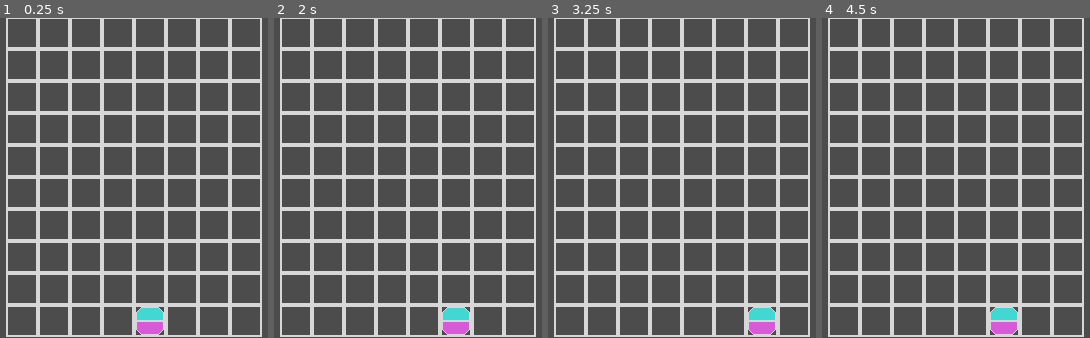
Above: before the commit, frames 1-4 (left to right).
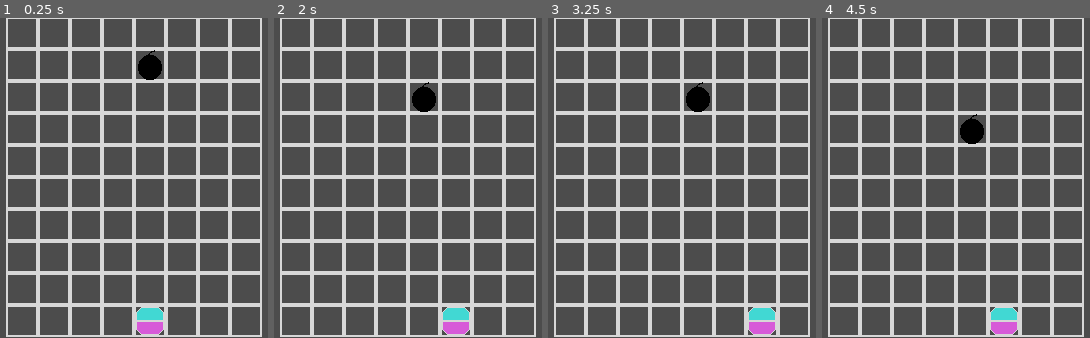
Above: after the commit, the same moments.

Repository: Nordicebear-Games/ld45
Game: Godot game, scene res://Scenes/Game.tscn
Same seed, same stepped clock (60 frames per second), same inputs: the game is played once before the commit and once after it.
Inputs:
- Up to frame 1 (0.25 s): no input
- Up to frame 2 (2 s): tap Enter at 0.5 s; hold Right (ui_right) 0.53-1.28 s; tap Space at 1.25 s; hold Down (ui_down) from 1.28 s (still down)
- Up to frame 3 (3.25 s): release Down (ui_down) at 2.03 s; hold Right (ui_right) 2.03-2.78 s; tap Enter at 2.75 s; hold Up (ui_up) from 2.78 s (still down)
- Up to frame 4 (4.5 s): tap Space at 3.5 s; release Up (ui_up) at 3.53 s; hold Left (ui_left) from 3.53 s (still down); tap Enter at 4.25 s

The runs differ from the first frame. In frame 1, 0.6% of the frame differs, in the area x 51-61%, y 10-20%; in frame 2, 0.6%; in frame 3, 0.6%; in frame 4, 0.6%.

Commit message:
enemy move

Diff:
--- /dev/null
+++ b/ld45/Scenes/Bomb.tscn
@@ -0,0 +1,22 @@
+[gd_scene load_steps=4 format=2]
+
+[ext_resource path="res://Scripts/Bomb.gd" type="Script" id=1]
+[ext_resource path="res://Textures/bomb.png" type="Texture" id=2]
+
+[sub_resource type="CircleShape2D" id=1]
+radius = 12.9013
+
+[node name="Bomb" type="Area2D"]
+script = ExtResource( 1 )
+
+[node name="Sprite" type="Sprite" parent="."]
+texture = ExtResource( 2 )
+
+[node name="CollisionShape2D" type="CollisionShape2D" parent="."]
+shape = SubResource( 1 )
+
+[node name="move_timer" type="Timer" parent="."]
+wait_time = 2.0
+autostart = true
+
+[connection signal="timeout" from="move_timer" to="." method="_on_move_timer_timeout"]
--- a/ld45/Scenes/Player.tscn
+++ b/ld45/Scenes/Player.tscn
@@ -1,9 +1,11 @@
-[gd_scene load_steps=3 format=2]
+[gd_scene load_steps=4 format=2]
 
 [ext_resource path="res://Scenes/Tile.tscn" type="PackedScene" id=1]
-[ext_resource path="res://Textures/character.png" type="Texture" id=2]
+[ext_resource path="res://Scripts/Player.gd" type="Script" id=2]
+[ext_resource path="res://Textures/character.png" type="Texture" id=3]
 
 [node name="Player" instance=ExtResource( 1 )]
+script = ExtResource( 2 )
 
 [node name="Sprite" parent="." index="0"]
-texture = ExtResource( 2 )
+texture = ExtResource( 3 )
--- /dev/null
+++ b/ld45/Scripts/Bomb.gd
@@ -0,0 +1,37 @@
+extends Area2D
+
+export (String) var tile_type
+
+export (int) var grid_width = 8
+export (int) var grid_height = 10
+export (int) var x_start = 50
+export (int) var y_start = 15
+export (int) var x_off = 32
+export (int) var y_off = 32
+
+var grid_x
+var grid_y
+
+func _ready():
+	pass
+
+func _on_move_timer_timeout():
+	move()
+
+func move():
+	# Calculate the direction the bomb is trying to go
+	var dir = Vector2(0, 0)
+
+#	elif (Input.is_action_just_pressed("ui_down")):
+	dir = Vector2(0, 1)
+
+	# Move the player to the new position
+	if (dir != Vector2(0, 0)):
+		var target = Vector2(grid_x + dir[0], grid_y + dir[1])
+		position = grid_to_pixel(target[0], target[1])
+		grid_x = target[0]
+		grid_y = target[1]
+
+# Convert grid coordinates to pixel values
+func grid_to_pixel(x, y):
+	return Vector2(x * x_off + x_start, y * y_off + y_start)
--- a/ld45/Scripts/Game.gd
+++ b/ld45/Scripts/Game.gd
@@ -1,7 +1,4 @@
 extends Node2D
-
-# Actual level tiles
-var level_grid
 
 # Customizable level data
 export (int) var grid_width = 8
@@ -11,18 +8,30 @@
 export (int) var x_off = 32
 export (int) var y_off = 32
 
-# Keep up with the player tile
+# Actual level tiles
+var level_grid
+
+# Keep up with the object tiles
 var player
+var bomb
 
 # Loading the tiles that will be used
 var tiles = [
 	preload("res://Scenes/DefaultTile.tscn"),
-	preload("res://Scenes/Player.tscn")
+	preload("res://Scenes/Player.tscn"),
+	preload("res://Scenes/Bomb.tscn")
 ]
 
-# Called when the node enters the scene tree for the first time.
 func _ready():
+	initGrid()
 
+	# This function will do more when there are more tile types
+	draw_level()
+
+	initObject(player, 1, 4, grid_height - 1)
+	initObject(bomb, 2, 4, 1)
+
+func initGrid():
 	# Initialize the grid to all default tiles
 	level_grid = []
 	for i in range(grid_width):
@@ -30,31 +39,12 @@
 		for j in range(grid_height):
 			level_grid[i].append(0)
 
-	# This function will do more when there are more tile types
-	draw_level()
-
-	# Initialize the player object
-	player = tiles[1].instance()
-
-	# Add the player to the game
-	add_child(player)
-
-	# Set position and player variables
-	var player_position = grid_to_pixel(4, grid_height - 1)
-	player.position = Vector2(player_position[0], player_position[1])
-	player.grid_x = 4
-	player.grid_y =  grid_height - 1
-
-# Check for input every frame
-func _process(delta):
-	check_input()
-
-# Convert grid coordinates to pixel values
 func grid_to_pixel(x, y):
+	# Convert grid coordinates to pixel values
 	return Vector2(x * x_off + x_start, y * y_off + y_start)
 
-# Draw each tile in the level grid
 func draw_level():
+	# Draw each tile in the level grid
 	for i in range(grid_width):
 		for j in range(grid_height):
 			if (level_grid[i][j] == 0):
@@ -63,25 +53,15 @@
 				var pos = grid_to_pixel(i, j)
 				tile.position = Vector2(pos[0], pos[1])
 
-func check_input():
-	# Calculate the direction the player is trying to go
-	var dir = Vector2(0, 0)
+func initObject(whichTile, tileNo, tilePosX, tilePosY):
+	# Initialize the tile object
+	whichTile = tiles[tileNo].instance()
 
-	if (Input.is_action_just_pressed("ui_right") && player.grid_x < grid_width - 1):
-		dir = Vector2(1, 0)
-	if (Input.is_action_just_pressed("ui_left") && player.grid_x > 0):
-		dir = Vector2(-1, 0)
-#	elif (Input.is_action_just_pressed("ui_up")):
-#		dir = Vector2(0, -1)
-#	elif (Input.is_action_just_pressed("ui_down")):
-#		dir = Vector2(0, 1)
+	# Add the tile object to the game
+	add_child(whichTile)
 
-	# Move the player to the new position
-	if (dir != Vector2(0, 0)):
-		var target = Vector2(player.grid_x + dir[0], player.grid_y + dir[1])
-		player.position = grid_to_pixel(target[0], target[1])
-		player.grid_x = target[0]
-		player.grid_y = target[1]
-
-	# Set direction back to nothing
-	dir = Vector2(0, 0)
+	# Set position and tile object variables
+	var tile_position = grid_to_pixel(tilePosX, tilePosY)
+	whichTile.position = Vector2(tile_position[0], tile_position[1])
+	whichTile.grid_x = tilePosX
+	whichTile.grid_y =  tilePosY
--- /dev/null
+++ b/ld45/Scripts/Player.gd
@@ -0,0 +1,48 @@
+extends Node2D
+
+export (String) var tile_type
+
+export (int) var grid_width = 8
+export (int) var grid_height = 10
+export (int) var x_start = 50
+export (int) var y_start = 15
+export (int) var x_off = 32
+export (int) var y_off = 32
+
+var grid_x
+var grid_y
+
+# Called when the tile enters the scene tree for the first time.
+func _ready():
+	pass
+
+func _process(delta):
+	# Check for input every frame
+	move()
+
+func grid_to_pixel(x, y):
+	# Convert grid coordinates to pixel values
+	return Vector2(x * x_off + x_start, y * y_off + y_start)
+
+func move():
+	# Calculate the direction the player is trying to go
+	var dir = Vector2(0, 0)
+
+	if (Input.is_action_just_pressed("ui_right") && grid_x < grid_width - 1):
+		dir = Vector2(1, 0)
+	if (Input.is_action_just_pressed("ui_left") && grid_x > 0):
+		dir = Vector2(-1, 0)
+#	elif (Input.is_action_just_pressed("ui_up")):
+#		dir = Vector2(0, -1)
+#	elif (Input.is_action_just_pressed("ui_down")):
+#		dir = Vector2(0, 1)
+
+	# Move the player to the new position
+	if (dir != Vector2(0, 0)):
+		var target = Vector2(grid_x + dir[0], grid_y + dir[1])
+		position = grid_to_pixel(target[0], target[1])
+		grid_x = target[0]
+		grid_y = target[1]
+
+	# Set direction back to nothing
+	dir = Vector2(0, 0)
--- a/ld45/Scripts/Tile.gd
+++ b/ld45/Scripts/Tile.gd
@@ -5,6 +5,5 @@
 var grid_x
 var grid_y
 
-# Called when the node enters the scene tree for the first time.
 func _ready():
 	pass
